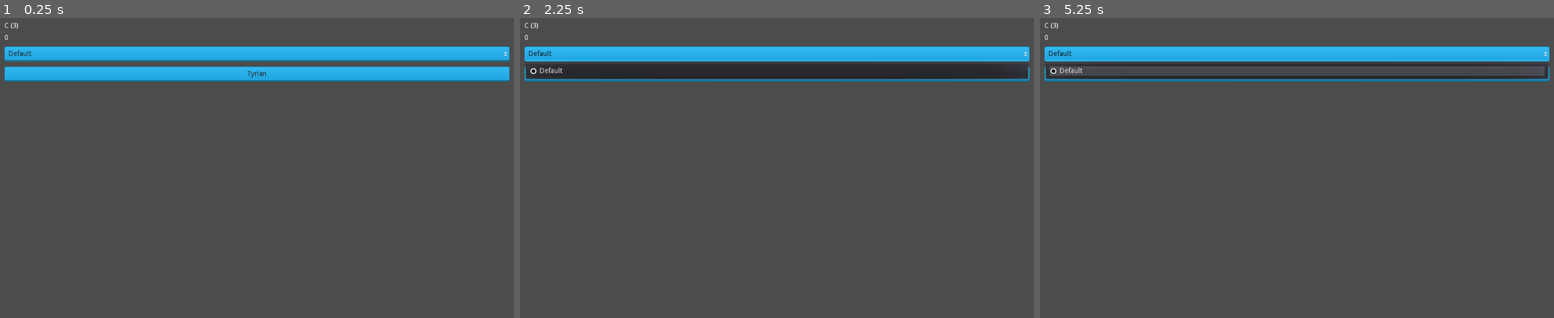
Above: before the commit, frames 1-3 (left to right).
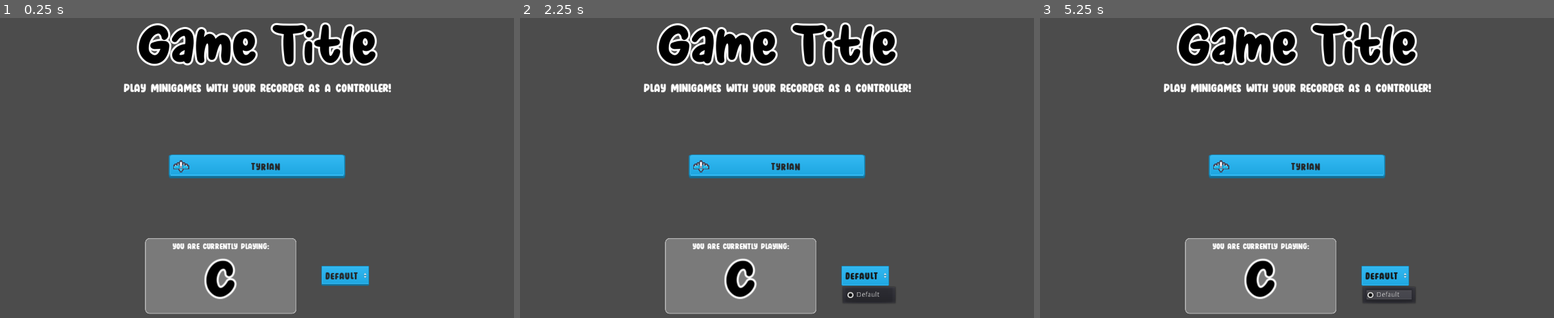
Above: after the commit, the same moments.

Repository: VojtaStruhar/recorder-madness
Game: Godot game, scene res://Minigames/Menus/MainMenu.tscn
Same seed, same stepped clock (60 frames per second), same inputs: the game is played once before the commit and once after it.
Inputs:
- Up to frame 1 (0.25 s): no input
- Up to frame 2 (2.25 s): click "Default" at 0.5 s; click "Tyrian" at 1.25 s; click "Default" at 2 s
- Up to frame 3 (5.25 s): click "Tyrian" at 2.75 s; click "Default" at 3.5 s; click "Tyrian" at 4.25 s; tap Enter at 5 s

The runs differ from the first frame. In frame 1, 25% of the frame differs, in the area x 0-100%, y 1-99%; in frame 2, 26%; in frame 3, 22%.

Commit message:
Main menu UI reworked.
* Improved main menu layout.
* Set rules for the window itself, so it keeps aspect ratio and can be maximized reasonably.
+ Added "Tyrian" icon

Main menu adjusted margins

Diff:
--- /dev/null
+++ b/Assets/UI/Font_Subtitle.tres
@@ -0,0 +1,8 @@
+[gd_resource type="DynamicFont" load_steps=2 format=2]
+
+[ext_resource path="res://Assets/UI/Peach Days.ttf" type="DynamicFontData" id=1]
+
+[resource]
+size = 22
+use_filter = true
+font_data = ExtResource( 1 )
--- a/Minigames/Menus/MainMenu.gd
+++ b/Minigames/Menus/MainMenu.gd
@@ -3,5 +3,4 @@
 onready var fletnicka = $MicrophoneInput
 
 func _process(_delta: float):
-	$"%NoteLabel".text = NoteFrequencies.names[round(fletnicka.current_note)]
-	$"%PercentageSign".text = str(round(fletnicka.current_note_normalized * 100) / 100.0)
+	$"%NoteLabel".text = NoteFrequencies.names[round(fletnicka.current_note)].split(" ")[0]
--- a/Minigames/Menus/MainMenu.tscn
+++ b/Minigames/Menus/MainMenu.tscn
@@ -1,10 +1,13 @@
-[gd_scene load_steps=6 format=2]
+[gd_scene load_steps=9 format=2]
 
 [ext_resource path="res://Minigames/Menus/MainMenu.gd" type="Script" id=1]
 [ext_resource path="res://UIElements/DeviceSelection.tscn" type="PackedScene" id=2]
 [ext_resource path="res://SoundMagic/MicrophoneInput.tscn" type="PackedScene" id=3]
 [ext_resource path="res://UIElements/app_theme.tres" type="Theme" id=4]
 [ext_resource path="res://UIElements/ScreenTransitionButton.tscn" type="PackedScene" id=5]
+[ext_resource path="res://Assets/TyrianShip.png" type="Texture" id=6]
+[ext_resource path="res://Assets/UI/Font_Title.tres" type="DynamicFont" id=7]
+[ext_resource path="res://Assets/UI/Font_Subtitle.tres" type="DynamicFont" id=8]
 
 [node name="MainMenu" type="Control"]
 anchor_right = 1.0
@@ -13,38 +16,108 @@
 script = ExtResource( 1 )
 
 [node name="MicrophoneInput" parent="." instance=ExtResource( 3 )]
-processing_mode = 0
 
 [node name="MarginContainer" type="MarginContainer" parent="."]
 anchor_right = 1.0
 anchor_bottom = 1.0
 
 [node name="VBoxContainer" type="VBoxContainer" parent="MarginContainer"]
-margin_left = 10.0
-margin_top = 10.0
-margin_right = 1014.0
-margin_bottom = 590.0
+margin_left = 20.0
+margin_top = 20.0
+margin_right = 1004.0
+margin_bottom = 580.0
 
-[node name="NoteLabel" type="Label" parent="MarginContainer/VBoxContainer"]
+[node name="Game Title" type="Label" parent="MarginContainer/VBoxContainer"]
+margin_right = 984.0
+margin_bottom = 108.0
+custom_colors/font_color = Color( 0, 0, 0, 1 )
+custom_fonts/font = ExtResource( 7 )
+text = "Game Title"
+align = 1
+
+[node name="Minigames subtitle" type="Label" parent="MarginContainer/VBoxContainer"]
+margin_top = 118.0
+margin_right = 984.0
+margin_bottom = 146.0
+custom_fonts/font = ExtResource( 8 )
+text = "Play minigames with your recorder as a controller!"
+align = 1
+
+[node name="CenterContainer" type="CenterContainer" parent="MarginContainer/VBoxContainer"]
+margin_top = 156.0
+margin_right = 984.0
+margin_bottom = 400.0
+size_flags_vertical = 3
+
+[node name="OptionsColumn" type="VBoxContainer" parent="MarginContainer/VBoxContainer/CenterContainer"]
+margin_left = 317.0
+margin_top = 98.0
+margin_right = 667.0
+margin_bottom = 146.0
+rect_min_size = Vector2( 350, 0 )
+
+[node name="TyrianButton" parent="MarginContainer/VBoxContainer/CenterContainer/OptionsColumn" instance=ExtResource( 5 )]
+margin_top = 0.0
+margin_right = 350.0
+margin_bottom = 48.0
+text = "Tyrian"
+icon = ExtResource( 6 )
+destination = 1
+
+[node name="HBoxContainer" type="HBoxContainer" parent="MarginContainer/VBoxContainer"]
+margin_top = 410.0
+margin_right = 984.0
+margin_bottom = 560.0
+size_flags_horizontal = 3
+custom_constants/separation = 50
+alignment = 1
+
+[node name="Panel" type="Panel" parent="MarginContainer/VBoxContainer/HBoxContainer"]
+margin_left = 202.0
+margin_right = 502.0
+margin_bottom = 150.0
+rect_min_size = Vector2( 300, 150 )
+
+[node name="CenterContainer" type="CenterContainer" parent="MarginContainer/VBoxContainer/HBoxContainer/Panel"]
+margin_right = 300.0
+margin_bottom = 150.0
+rect_min_size = Vector2( 300, 150 )
+
+[node name="VBoxContainer" type="VBoxContainer" parent="MarginContainer/VBoxContainer/HBoxContainer/Panel/CenterContainer"]
+margin_left = 49.0
+margin_top = 6.0
+margin_right = 250.0
+margin_bottom = 144.0
+
+[node name="Label" type="Label" parent="MarginContainer/VBoxContainer/HBoxContainer/Panel/CenterContainer/VBoxContainer"]
+margin_right = 201.0
+margin_bottom = 20.0
+text = "You are currently playing:"
+align = 1
+valign = 1
+
+[node name="NoteLabel" type="Label" parent="MarginContainer/VBoxContainer/HBoxContainer/Panel/CenterContainer/VBoxContainer"]
 unique_name_in_owner = true
-margin_right = 1004.0
-margin_bottom = 14.0
-text = "Note label"
+margin_top = 30.0
+margin_right = 201.0
+margin_bottom = 138.0
+custom_colors/font_color = Color( 0, 0, 0, 1 )
+custom_fonts/font = ExtResource( 7 )
+text = "K#"
+align = 1
+valign = 1
 
-[node name="PercentageSign" type="Label" parent="MarginContainer/VBoxContainer"]
-unique_name_in_owner = true
-margin_top = 24.0
-margin_right = 1004.0
-margin_bottom = 38.0
-text = "0%"
+[node name="CenterContainer" type="CenterContainer" parent="MarginContainer/VBoxContainer/HBoxContainer"]
+margin_left = 552.0
+margin_right = 782.0
+margin_bottom = 150.0
 
-[node name="DeviceSelection" parent="MarginContainer/VBoxContainer" instance=ExtResource( 2 )]
-margin_top = 48.0
-margin_right = 1004.0
-margin_bottom = 78.0
+[node name="VBoxContainer2" type="VBoxContainer" parent="MarginContainer/VBoxContainer/HBoxContainer/CenterContainer"]
+margin_top = 55.0
+margin_right = 230.0
+margin_bottom = 94.0
 
-[node name="ScreenTransitionButton" parent="MarginContainer/VBoxContainer" instance=ExtResource( 5 )]
-margin_top = 88.0
-margin_bottom = 118.0
-text = "Tyrian"
-destination = 1
+[node name="DeviceSelection" parent="MarginContainer/VBoxContainer/HBoxContainer/CenterContainer/VBoxContainer2" instance=ExtResource( 2 )]
+margin_top = 0.0
+margin_right = 230.0
+margin_bottom = 39.0
--- a/Minigames/Menus/ScoreScreen.tscn
+++ b/Minigames/Menus/ScoreScreen.tscn
@@ -2,7 +2,7 @@
 
 [ext_resource path="res://Assets/UI/Milky Coffee.ttf" type="DynamicFontData" id=1]
 [ext_resource path="res://UIElements/app_theme.tres" type="Theme" id=2]
-[ext_resource path="res://Assets/UI/Font_MilkyCoffee.tres" type="DynamicFont" id=3]
+[ext_resource path="res://Assets/UI/Font_Title.tres" type="DynamicFont" id=3]
 [ext_resource path="res://UIElements/ScreenTransitionButton.tscn" type="PackedScene" id=4]
 
 [sub_resource type="GDScript" id=2]
--- a/UIElements/ScreenTransitionButton.tscn
+++ b/UIElements/ScreenTransitionButton.tscn
@@ -13,6 +13,7 @@
 margin_top = 128.0
 margin_right = 1004.0
 margin_bottom = 158.0
+rect_min_size = Vector2( 150, 30 )
 text = "Screen Transition"
 script = SubResource( 1 )
 
--- a/UIElements/app_theme.tres
+++ b/UIElements/app_theme.tres
@@ -1,8 +1,31 @@
-[gd_resource type="Theme" load_steps=4 format=2]
+[gd_resource type="Theme" load_steps=8 format=2]
 
 [ext_resource path="res://UIElements/button_normal.tres" type="StyleBox" id=1]
 [ext_resource path="res://UIElements/button_pressed.tres" type="StyleBox" id=2]
 [ext_resource path="res://UIElements/button_disabled.tres" type="StyleBox" id=3]
+[ext_resource path="res://Assets/UI/Peach Days.ttf" type="DynamicFontData" id=4]
+
+[sub_resource type="DynamicFont" id=1]
+size = 18
+use_filter = true
+extra_spacing_char = 1
+font_data = ExtResource( 4 )
+
+[sub_resource type="DynamicFont" id=2]
+use_filter = true
+font_data = ExtResource( 4 )
+
+[sub_resource type="StyleBoxFlat" id=3]
+bg_color = Color( 0.6, 0.6, 0.6, 0.6 )
+border_width_left = 2
+border_width_top = 2
+border_width_right = 2
+border_width_bottom = 2
+border_blend = true
+corner_radius_top_left = 8
+corner_radius_top_right = 8
+corner_radius_bottom_right = 8
+corner_radius_bottom_left = 8
 
 [resource]
 Button/colors/font_color = Color( 0.14902, 0.14902, 0.14902, 1 )
@@ -10,14 +33,17 @@
 Button/colors/font_color_focus = Color( 0.12549, 0.12549, 0.12549, 1 )
 Button/colors/font_color_hover = Color( 0.14902, 0.14902, 0.14902, 1 )
 Button/colors/font_color_pressed = Color( 0.0901961, 0.0901961, 0.0901961, 1 )
+Button/fonts/font = SubResource( 1 )
 Button/styles/disabled = ExtResource( 3 )
 Button/styles/focus = ExtResource( 1 )
 Button/styles/hover = ExtResource( 1 )
 Button/styles/normal = ExtResource( 1 )
 Button/styles/pressed = ExtResource( 2 )
 HBoxContainer/constants/separation = 10
+Label/fonts/font = SubResource( 2 )
 MarginContainer/constants/margin_bottom = 10
 MarginContainer/constants/margin_left = 10
 MarginContainer/constants/margin_right = 10
 MarginContainer/constants/margin_top = 10
+Panel/styles/panel = SubResource( 3 )
 VBoxContainer/constants/separation = 10
--- a/project.godot
+++ b/project.godot
@@ -22,6 +22,11 @@
 
 SceneManager="*res://SceneManager.gd"
 NoteFrequencies="*res://SoundMagic/NoteFrequencies.gd"
+
+[display]
+
+window/stretch/mode="2d"
+window/stretch/aspect="keep"
 
 [gui]
 
Binary file added: Assets/TyrianShip.png
Not shown, added: Assets/TyrianShip.png.import
Renamed: Assets/UI/Font_MilkyCoffee.tres -> Assets/UI/Font_Title.tres
Binary file added: Assets/UI/Peach Days.ttf
